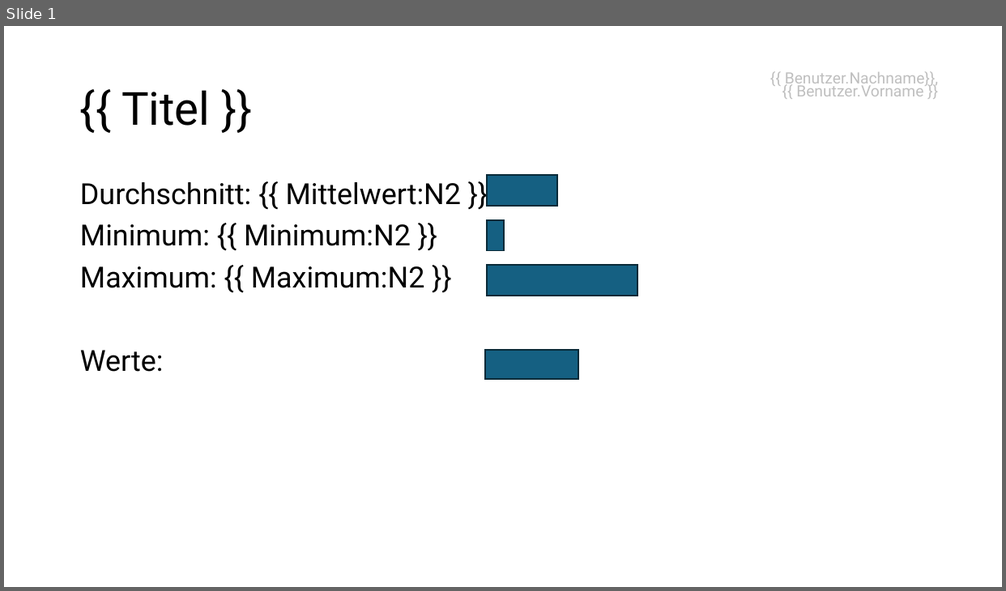
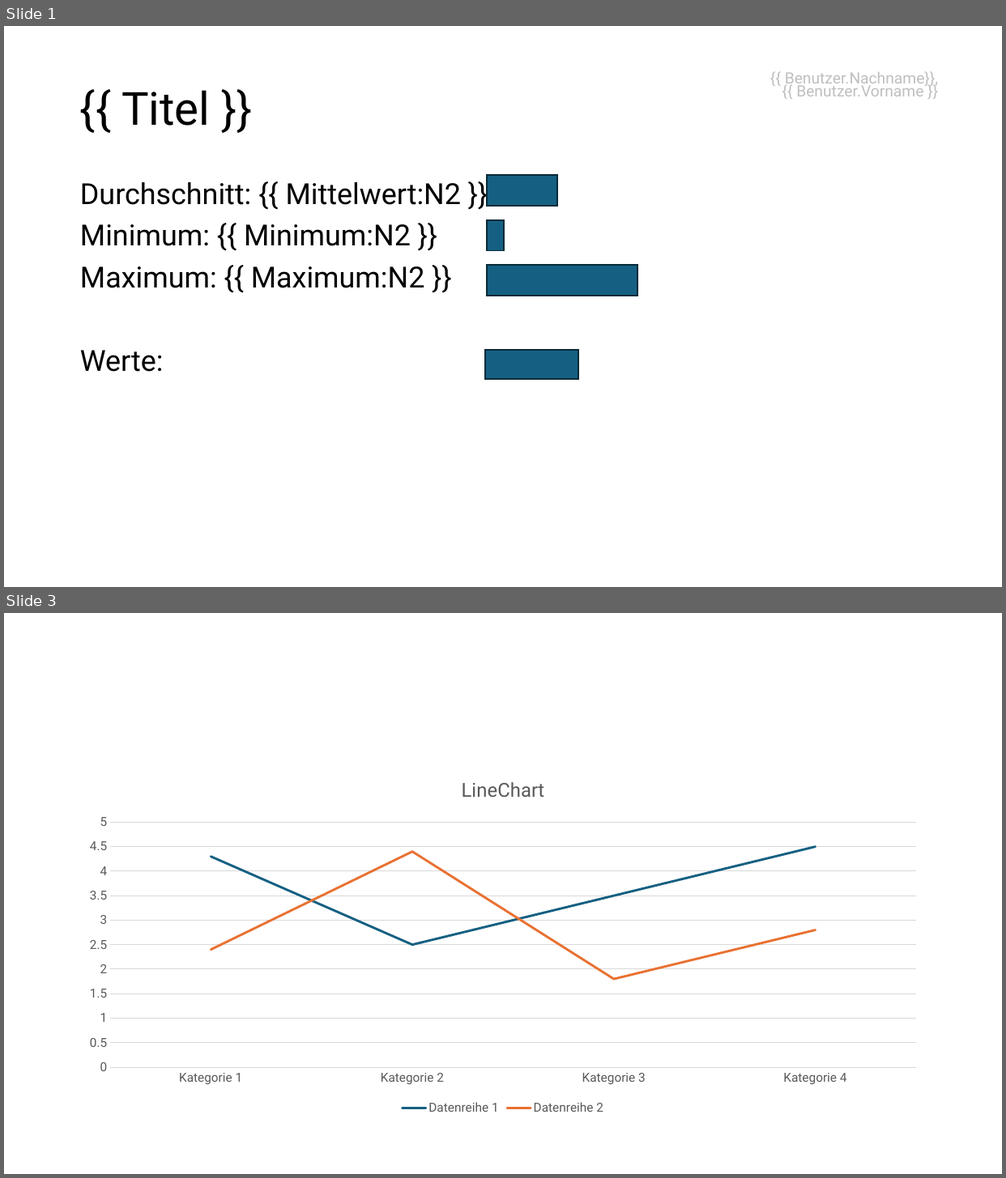
Before and after one commit to slide-assembler/slide-assembler, a slide deck: TestSlideAssembler/verificationfiles/Template.pptx. Shown one above the other, each under a label of ours: slide 1 before the commit, slides 1 and 3 after it; the slides between them are not shown. The pictures are 1006x591 and 1006x1178 pixels, drawn with LibreOffice and Linux fonts; fonts in the diff are those of the drawing. Boxes give left, top, right and bottom in pixels: in the first picture for what was removed or moved away, otherwise in the second. Text is boxed around its words. In the diff, an @@ line names an element or a change of style, - is before the commit and + after.

Commit message:
added exception to FillChart

```diff
--- a/TestSlideAssembler/verificationfiles/Template.pptx
+++ b/TestSlideAssembler/verificationfiles/Template.pptx
@@ slide 3 added at (x1=4, y1=613, x2=1002, y2=1174), background #FFFFFF @@
@@ line chart added at (x1=73, y1=763, x2=934, y2=1119) @@
+title "LineChart "
+categories: Kategorie 1, Kategorie 2, Kategorie 3, Kategorie 4
+Datenreihe 1: 4.3, 2.5, 3.5, 4.5
+Datenreihe 2: 2.4, 4.4, 1.8, 2.8
```
Also in this commit, not shown: 1 slide changed, 3 other files.
